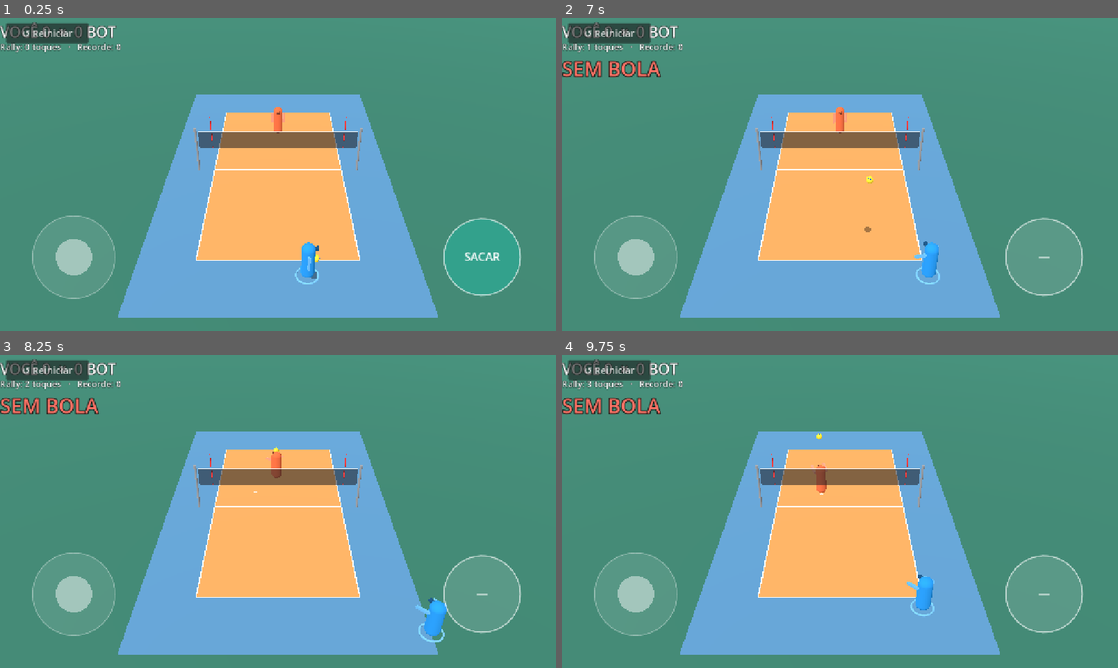
Above: before the commit, frames 1-4 (two rows, left to right).
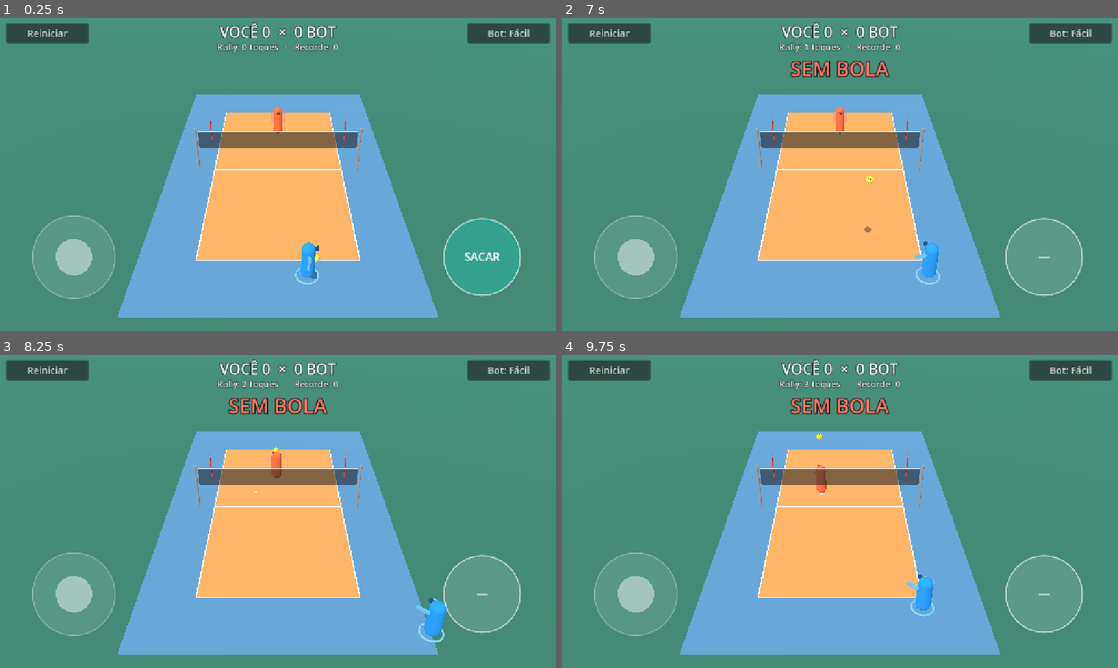
Above: after the commit, the same moments.

Repository: viniciolimadev/v-slash
Game: Godot game, scene res://scenes/main.tscn
Same seed, same stepped clock (60 frames per second), same inputs: the game is played once before the commit and once after it.
Inputs (mouse positions are in pixels of both pictures, inside the frame that each line leads up to):
- Up to frame 1 (0.25 s): no input
- Up to frame 2 (7 s): click "↺ Reiniciar" (after the commit: "Reiniciar") at 0.5 s; click (612, 33) at 1.25 s, where only the run before the commit has a clickable "↺ Reiniciar"; click (612, 33) at 2 s, where only the run before the commit has a clickable "↺ Reiniciar"; click "↺ Reiniciar" (after the commit: "Reiniciar") at 2.75 s; click "↺ Reiniciar" (after the commit: "Reiniciar") at 3.5 s; click "↺ Reiniciar" (after the commit: "Bot: Fácil") at 4.25 s; click "↺ Reiniciar" (after the commit: "Bot: Médio") at 5 s; click "↺ Reiniciar" (after the commit: "Bot: Difícil") at 5.75 s; tap Enter at 6.5 s; move the mouse to (962, 158) at 6.52 s; hold D (move_right) from 6.53 s (still down); tap J at 6.6 s; click (962, 158) at 6.67 s; tap Space at 6.77 s
- Up to frame 3 (8.25 s): release D (move_right) at 7.25 s; drag from (166, 527) to (250, 574) at 7.27 s; move the mouse to (333, 442) at 8.02 s; hold D (move_right) from 8.03 s (still down); tap J at 8.1 s
- Up to frame 4 (9.75 s): release D (move_right) at 8.75 s; drag from (812, 574) to (673, 464) at 8.77 s; move the mouse to (1006, 558) at 9.52 s; hold A (move_left) from 9.53 s (still down); tap J at 9.6 s

The runs differ from the first frame. In frame 1, 2.4% of the frame differs, in the area x 0-99%, y 1-11%; in frame 2, 3.7%; in frame 3, 3.7%, in the area x 0-99%, y 1-20%; in frame 4, 3.7%.

Commit message:
Add mobile e2e test and fix HUD layout (0x0 root control)
- tests/e2e/mobile_smoke.js: headless Chromium emulating a landscape phone
  with touch; drags the joystick and presses the action button, checks the
  player actually moves (pixel centroid) and saves screenshots. Fails on
  the pre-fix joystick build.
- CI runs it after the Web export and uploads screenshots as artifact.
- HUD root Control stayed 0x0 (set_anchors_preset keeps the current rect):
  score was pinned to x=0 and the bot-level button was off-screen. Use
  set_anchors_and_offsets_preset; same for TouchControls.
- Drop the reset-button glyph missing from the default font.
- run_tests.gd: HUD layout checks.

Co-Authored-By: Claude Opus 5.5 <noreply@anthropic.com>
Claude-Session: https://claude.ai/code/session_01UkqYhsqg9n5UAYUKytDnBM

Diff:
--- a/scripts/ui/hud.gd
+++ b/scripts/ui/hud.gd
@@ -18,7 +18,8 @@
 	var root := Control.new()
 	root.mouse_filter = Control.MOUSE_FILTER_IGNORE
 	add_child(root)
-	root.set_anchors_preset(Control.PRESET_FULL_RECT)
+	# "and_offsets": só set_anchors_preset() mantém o retângulo atual (0x0)
+	root.set_anchors_and_offsets_preset(Control.PRESET_FULL_RECT)
 	_score = _make_label(root, 34, 8.0, 46.0)
 	_rally = _make_label(root, 20, 52.0, 28.0)
 	_popup = _make_label(root, 46, 84.0, 60.0)
@@ -26,7 +27,7 @@
 	_popup.modulate.a = 0.0
 	_message.modulate.a = 0.0
 
-	var reset := _make_button(root, "↺ Reiniciar")
+	var reset := _make_button(root, "Reiniciar")
 	reset.position = Vector2(14.0, 12.0)
 	reset.pressed.connect(func() -> void: reset_pressed.emit())
 
@@ -81,7 +82,7 @@
 	l.vertical_alignment = VERTICAL_ALIGNMENT_CENTER
 	l.mouse_filter = Control.MOUSE_FILTER_IGNORE
 	parent.add_child(l)
-	l.set_anchors_preset(Control.PRESET_TOP_WIDE)
+	l.set_anchors_and_offsets_preset(Control.PRESET_TOP_WIDE)
 	l.offset_top = top
 	l.offset_bottom = top + height
 	return l
--- a/scripts/ui/touch_controls.gd
+++ b/scripts/ui/touch_controls.gd
@@ -31,7 +31,7 @@
 
 func _ready() -> void:
 	mouse_filter = Control.MOUSE_FILTER_IGNORE
-	set_anchors_preset(Control.PRESET_FULL_RECT)
+	set_anchors_and_offsets_preset(Control.PRESET_FULL_RECT)
 
 
 ## Direção do movimento: joystick tem prioridade; senão, teclado.
--- a/tests/run_tests.gd
+++ b/tests/run_tests.gd
@@ -24,6 +24,8 @@
 	_test_scripted_human()
 	print("== controles de toque ==")
 	_test_touch_controls()
+	print("== HUD (layout) ==")
+	_test_hud_layout()
 	print("falhas: %d" % fails)
 	quit(1 if fails > 0 else 0)
 
@@ -227,6 +229,23 @@
 	_free_main(main)
 
 
+func _test_hud_layout() -> void:
+	var main := _make_main(false)
+	var hud: Hud = main.get("hud")
+	var c: TouchControls = main.get("controls")
+	var screen := hud.get_viewport().get_visible_rect().size
+	var root := hud.get_child(0) as Control
+	_check(root.size.is_equal_approx(screen), "HUD ocupa a tela toda (%s)" % root.size)
+	_check(c.size.is_equal_approx(screen), "controles de toque ocupam a tela toda (%s)" % c.size)
+	var score := hud.get("_score") as Label
+	_check(absf(score.get_global_rect().get_center().x - screen.x * 0.5) < 2.0, "placar centralizado")
+	var lvl := hud.get("_level_btn") as Button
+	var r := lvl.get_global_rect()
+	_check(r.position.x >= 0.0 and r.end.x <= screen.x and r.position.x > screen.x * 0.5,
+			"botão do nível do bot visível no canto direito (%s)" % r)
+	_free_main(main)
+
+
 func _touch(index: int, pos: Vector2, pressed: bool) -> InputEventScreenTouch:
 	var e := InputEventScreenTouch.new()
 	e.index = index
Not shown, changed: .github/workflows/build.yml
Not shown, changed: README.md
Not shown, added: tests/e2e/mobile_smoke.js
